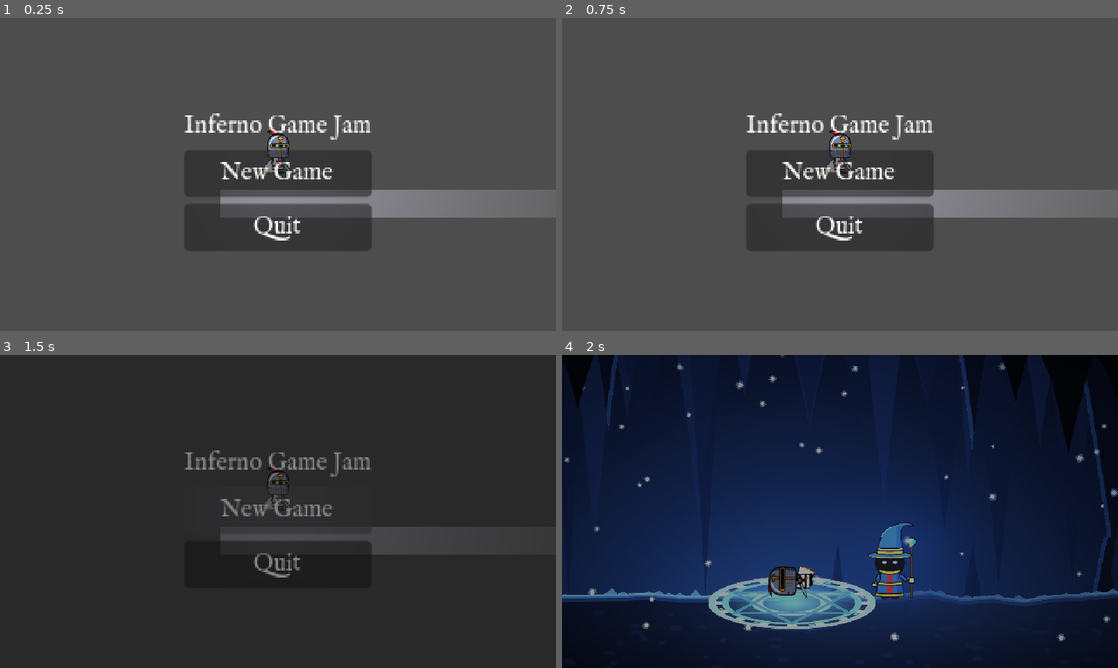
Above: before the commit, frames 1-4 (two rows, left to right).
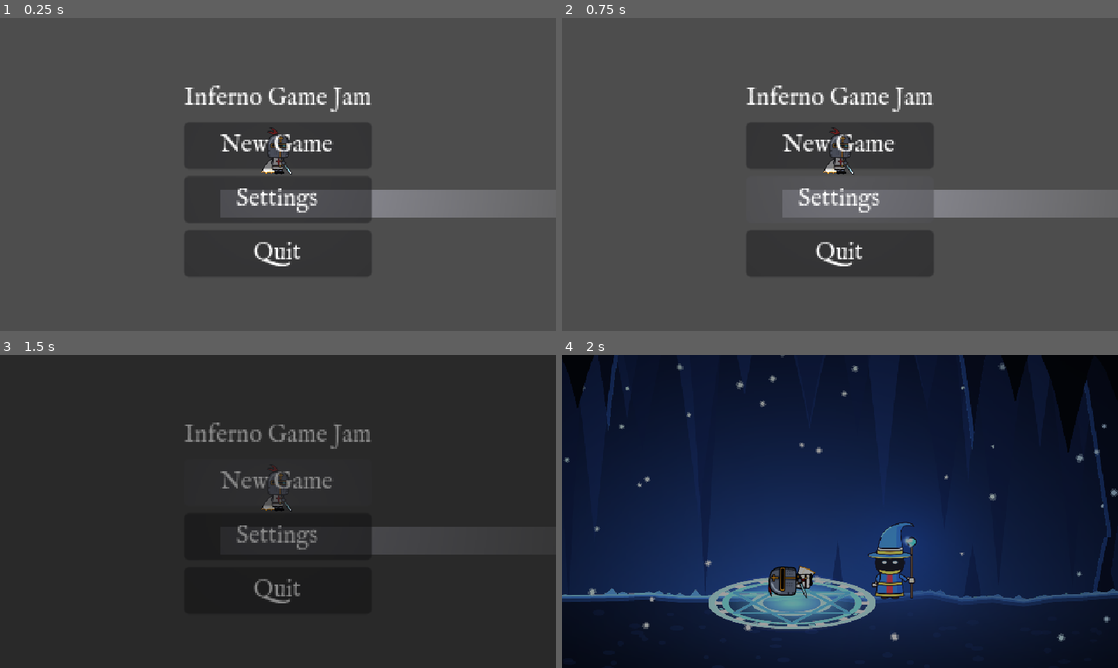
Above: after the commit, the same moments.

Repository: Jadelaawar42027/inferno-game-jam
Game: Godot game, scene res://scenes/ui/mainMenu.tscn
Two runs of this game, one before a commit and one after it. Both use one fixed random seed, a clock stepped at 60 frames per second and the inputs below.
Inputs (mouse positions are in pixels of both pictures, inside the frame that each line leads up to):
- Up to frame 1 (0.25 s): no input
- Up to frame 2 (0.75 s): click (840, 199) at 0.5 s, where only the run after the commit has a clickable "Settings"
- Up to frame 3 (1.5 s): click "New Game" at 1.25 s
- Up to frame 4 (2 s): no input

The runs differ from the first frame. In frame 1, 6.6% of the frame differs, in the area x 33-67%, y 21-83%; in frame 2, 10%; in frame 3, 3.7%; in frame 4, nothing differs.

Commit message:
basic settings menu; not finished but have to finish later since I am using my laptop

Diff:
--- a/scenes/ui/mainMenu.tscn
+++ b/scenes/ui/mainMenu.tscn
@@ -2,6 +2,9 @@
 
 [ext_resource type="Script" uid="uid://7pyhkosvmmky" path="res://scripts/ui/mainMenu.gd" id="1_ph80j"]
 [ext_resource type="PackedScene" uid="uid://degaw268gnce8" path="res://scenes/levels/scene_1.tscn" id="2_j3ryx"]
+
+[sub_resource type="StyleBoxFlat" id="StyleBoxFlat_b2h2w"]
+bg_color = Color(0.28118682, 0.28118688, 0.2811868, 1)
 
 [node name="MainMenu" type="Control" unique_id=561175303]
 layout_mode = 3
@@ -43,9 +46,54 @@
 layout_mode = 2
 text = "New Game"
 
+[node name="Settings" type="Button" parent="CenterContainer/VBoxContainer" unique_id=1471935511]
+layout_mode = 2
+text = "Settings"
+
 [node name="QuitButton" type="Button" parent="CenterContainer/VBoxContainer" unique_id=338669001]
 layout_mode = 2
 text = "Quit"
 
+[node name="SettingsPanelContainer" type="PanelContainer" parent="." unique_id=1988047513]
+visible = false
+layout_mode = 1
+anchors_preset = 8
+anchor_left = 0.5
+anchor_top = 0.5
+anchor_right = 0.5
+anchor_bottom = 0.5
+offset_left = -321.0
+offset_top = -177.5
+offset_right = 319.0
+offset_bottom = 184.5
+grow_horizontal = 2
+grow_vertical = 2
+theme_override_styles/panel = SubResource("StyleBoxFlat_b2h2w")
+
+[node name="SettingsContainer" type="CenterContainer" parent="SettingsPanelContainer" unique_id=838409989]
+layout_mode = 2
+
+[node name="VBoxContainer" type="VBoxContainer" parent="SettingsPanelContainer/SettingsContainer" unique_id=2147067689]
+layout_mode = 2
+
+[node name="Label" type="Label" parent="SettingsPanelContainer/SettingsContainer/VBoxContainer" unique_id=560152080]
+layout_mode = 2
+size_flags_horizontal = 4
+text = "Settings"
+
+[node name="HSlider" type="HSlider" parent="SettingsPanelContainer/SettingsContainer/VBoxContainer" unique_id=114456652]
+layout_mode = 2
+tooltip_text = "Sound"
+max_value = 1.0
+step = 0.001
+value = 1.0
+
+[node name="ReturntoMain" type="Button" parent="SettingsPanelContainer/SettingsContainer/VBoxContainer" unique_id=480076530]
+layout_mode = 2
+text = "Back
+"
+
 [connection signal="pressed" from="CenterContainer/VBoxContainer/PlayButton" to="." method="_on_play_button_pressed"]
+[connection signal="pressed" from="CenterContainer/VBoxContainer/Settings" to="." method="_on_settings_pressed"]
 [connection signal="pressed" from="CenterContainer/VBoxContainer/QuitButton" to="." method="_on_quit_pressed"]
+[connection signal="pressed" from="SettingsPanelContainer/SettingsContainer/VBoxContainer/ReturntoMain" to="." method="_on_returnto_main_pressed"]
